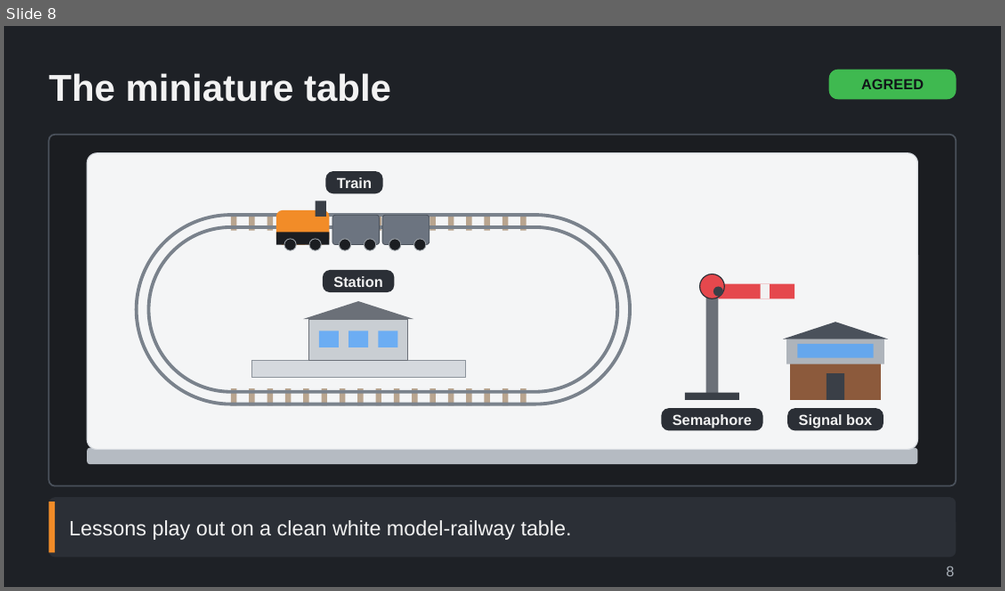
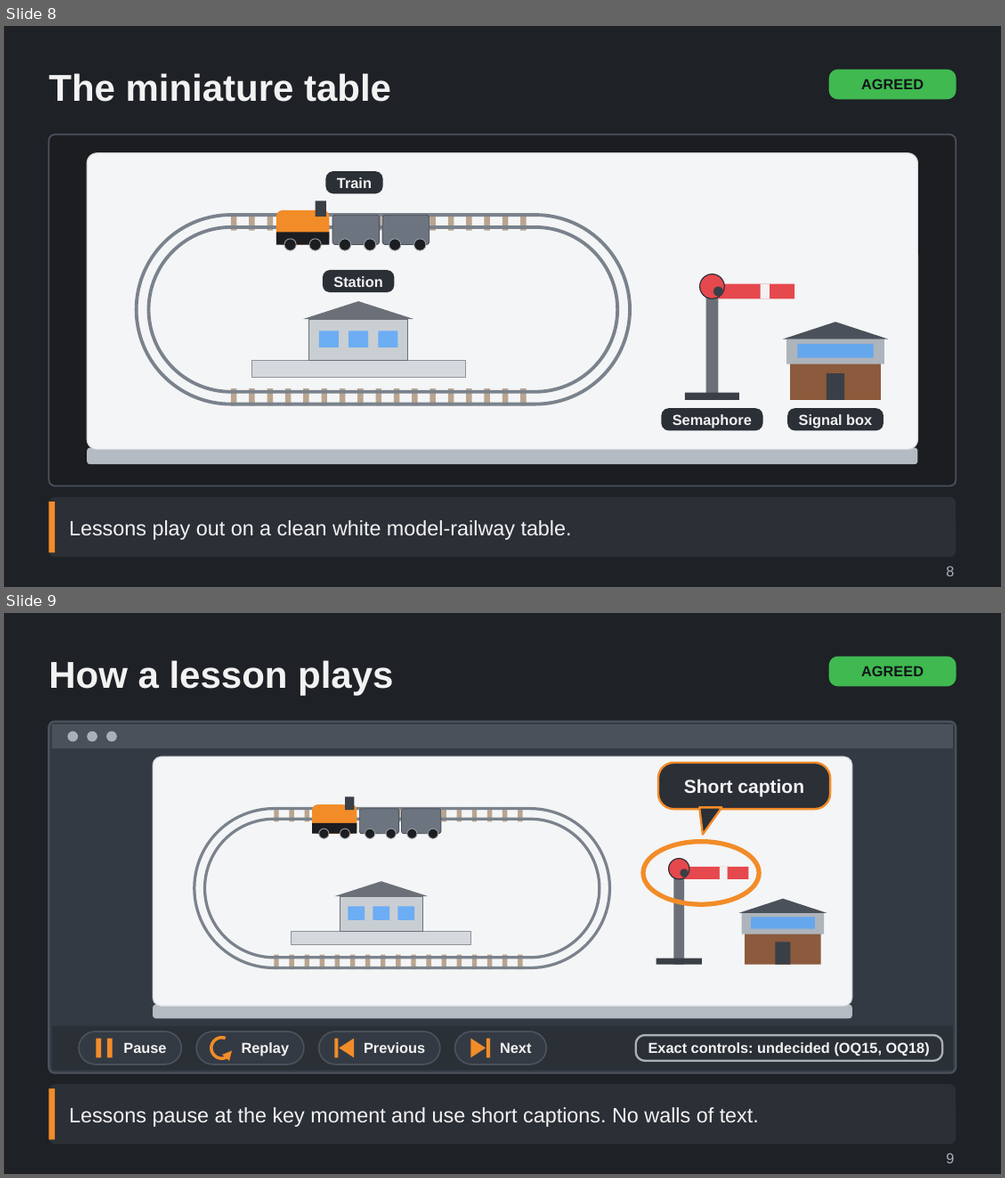
Before and after one commit to Tarenkookoo/Satisfactory---Early-Locomotion, a slide deck: Reporting/Claude Presents/Deck6_Assistant/Railway_Guide_Lessons_and_Build_Menu_Explained.pptx. Shown one above the other, each under a label of ours: slide 8 before the commit, slides 8 and 9 after it. The pictures are 1005x591 and 1005x1178 pixels, drawn with LibreOffice and Linux fonts; fonts in the diff are those of the drawing. Boxes give left, top, right and bottom in pixels: in the first picture for what was removed or moved away, otherwise in the second. Text is boxed around its words. In the diff, an @@ line names an element or a change of style, - is before the commit and + after.

```diff
--- a/Reporting/Claude Presents/Deck6_Assistant/Railway_Guide_Lessons_and_Build_Menu_Explained.pptx
+++ b/Reporting/Claude Presents/Deck6_Assistant/Railway_Guide_Lessons_and_Build_Menu_Explained.pptx
@@ slide 9 added at box(4, 613, 1001, 1174), background #1E2126 @@
@@ title added at box(48, 660, 393, 695), 36 pt, text #F2F2F2, bold @@
+How a lesson plays
@@ rounded rectangle added at box(829, 657, 956, 686), fill #3FB950, 14 pt, text #101418, bold @@
+AGREED
@@ rounded rectangle added at box(636, 1035, 942, 1060), outline #A9B0B8 2 pt, 14 pt, text #F2F2F2, bold @@
+Exact controls: undecided (OQ15, OQ18)
@@ group added at box(48, 722, 956, 1073): 52 rectangles, 13 rounded rectangles, 12 ellipses, 6 freeform shapes, 4 texts @@
+Short caption
+Pause
+Replay
+Previous
+Next
@@ rounded rectangle added at box(48, 1084, 956, 1144), fill #2B2F36 @@
@@ rectangle added at box(48, 1088, 55, 1140), fill #F28C28 @@
@@ text added at box(69, 1107, 759, 1127), 20 pt, text #F2F2F2 @@
+Lessons pause at the key moment and use short captions. No walls of text.
@@ text added at box(946, 1152, 954, 1163), 14 pt, text #A9B0B8 @@
+9
```
Also in this commit, not shown: 7 other slides added, 1 other file.
